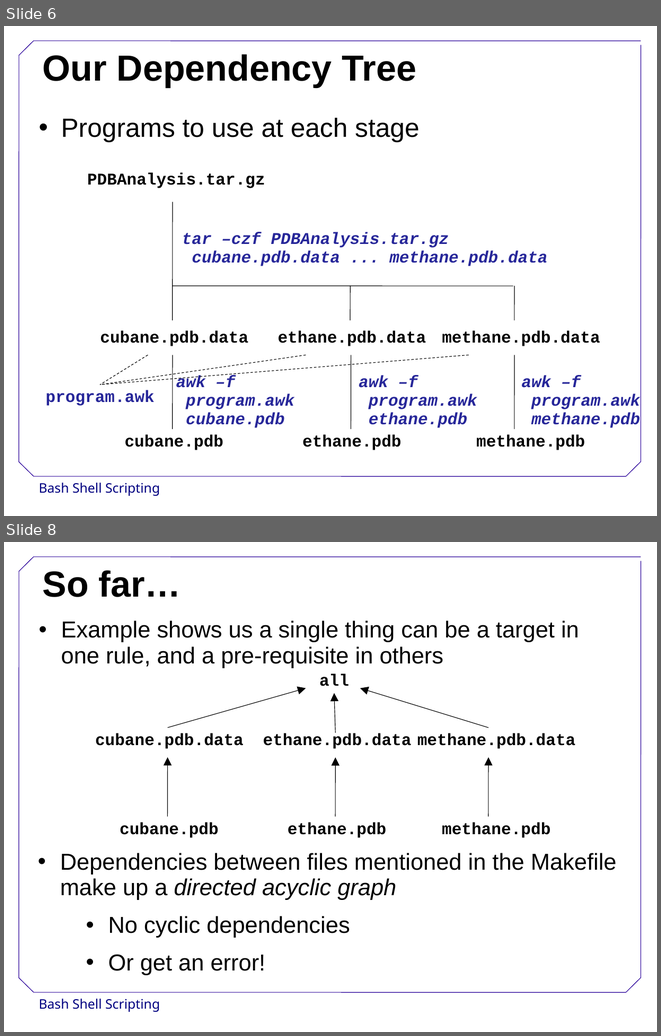
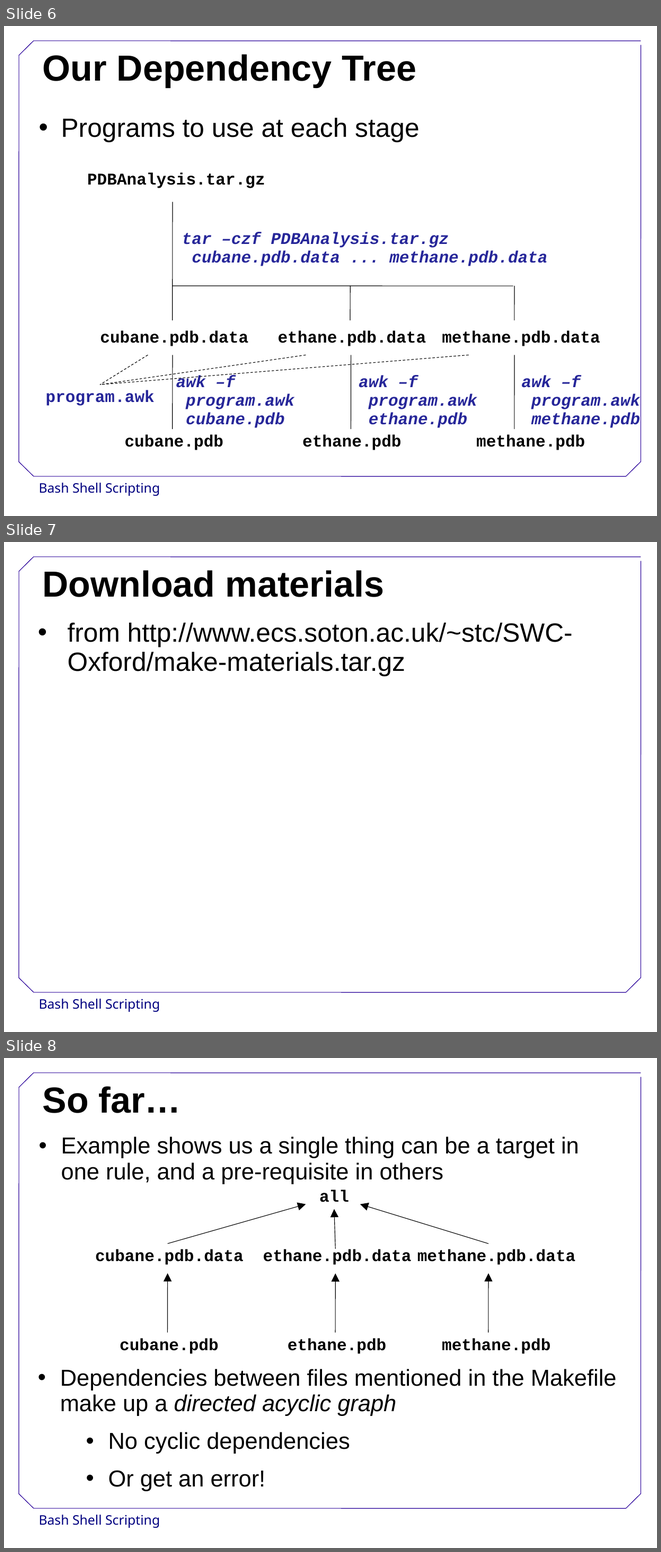
Before and after one commit to swcarpentry/DEPRECATED-boot-camps, a slide deck: AutomationMake.ppt. Shown one above the other, each under a label of ours: slides 6 and 8 before the commit, slides 6, 7 and 8 after it; the slides between them are not shown. The pictures are 661x1036 and 661x1552 pixels, drawn with LibreOffice and Linux fonts; fonts in the diff are those of the drawing; background and template pictures are left out. Boxes give left, top, right and bottom in pixels: in the first picture for what was removed or moved away, otherwise in the second. Text is boxed around its words. In the diff, an @@ line names an element or a change of style, - is before the commit and + after.

Commit message:
Updates to PPTs for downloading materials

```diff
--- a/AutomationMake.ppt
+++ b/AutomationMake.ppt
@@ slide 7 added at <box>4,542,657,1032</box>, background #FFFFFF; not listed: 9 template elements that a slide beside it also shows @@
@@ title added at <box>43,570,385,597</box>, 44 pt, text #000000, bold @@
+Download materials
@@ text added at <box>68,623,573,676</box>, 32 pt, text #000000 @@
+• from http://www.ecs.soton.ac.uk/~stc/SWC-Oxford/make-materials.tar.gz
```
Also in this commit, not shown: 1 slide removed, 1 other file.
